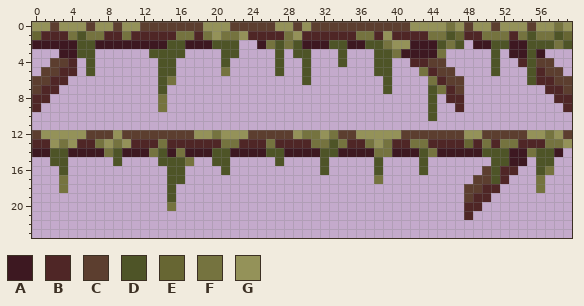
Pixel-art sprite: Images/VisualTest/OneWayLog.png. Above: the version before the commit.
The file is 60x24 pixels.
Palette (. is transparent): A #3d1821  B #4f2626  C #5c3e2f  D #4e5427  E #676633  F #75733f  G #949259
Pixels before, first column x 0:
 0 GGCGGGCGGCGGCCCCCCCGGGCCCCCGGCGCCCCCCCCCCCGGGGFGCGGCGGGCGGFG
 1 EBBBFDFFBBFBBBBBFFBFGFFGBBBBFGBBBBBBFFBGBBBBFFDEBBFFFBFDFFDE
 2 AAAAADDAAAAAAAADDAAADDD..AFDFDAAADDAADDFGGAAADFD.AADDAADDDFD
 3 ...AADD......DDDD....DD....D.DD...D...DDFAAAAF.....D.AADA...
 4 ..CCB.D.......DD.....D.....D..D...D...DD..BBCC.....D..BDCC..
 5 .CCBB.D.......DD.....F.....D..D.......DD...FBCC....D...DBCC.
 6 CCBB..........DF..............D........D....FBCC.......DBBCC
 7 CBB...........D........................D....DFBC.........BBC
 8 BB............F.............................D.BB..........BB
 9 B.............F.............................D..B...........B
10 ............................................D...............
11 ............................................................
12 CGGGGGCCCGCCCCCCCCGGFGGGCCCCCGFFGFCCGGGGGCCCCCCCGGCCCCCGGFGC
13 BBGFGBBFGFGBBBFBBBBBBFFBBBFBBBBFFDFBBFGFBBFFBBBBEBFBFFBBBFFG
14 AADDAAAAFDAAAFDAFAAADDAAAADDAAAADDAAAAFFAAADFAAAAADDDAAFDDA.
15 ..DD.....D....DDDF..DD.....D....D.....D....D.......DDAA.DD..
16 ...D...........DD....D..........D.....D....D......CDBB..DF..
17 ...F...........DD.....................F..........CCDB...F...
18 ...F...........D................................CCBB....F...
19 ...............D................................CBB.........
20 ...............F................................BB..........
21 ................................................B...........
The same view after the edit:
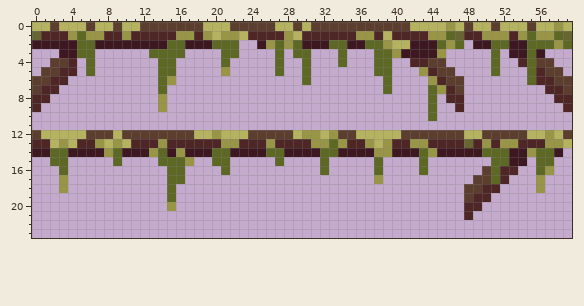
Diff:
colour D: #4e5427 -> #5e6825
colour F: #75733f -> #999547
colour G: #949259 -> #b5b260
